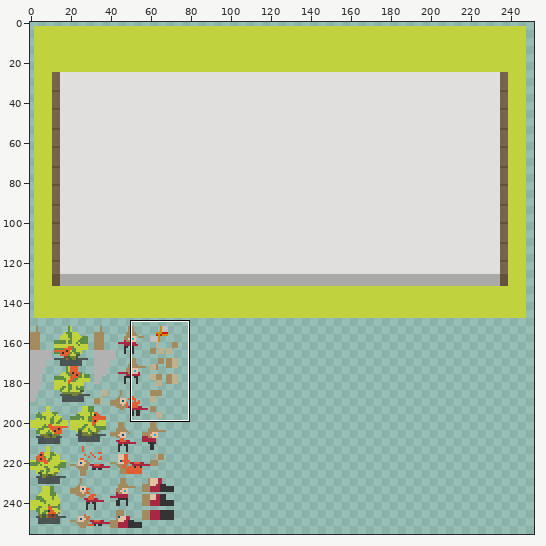
One commit to this sprite sheet: StickyFangers/html5game/Sticky Fangers_texture_0.png. The first picture is a wide view before the edit; the outline marks the close-up.
Close-up. As it was:
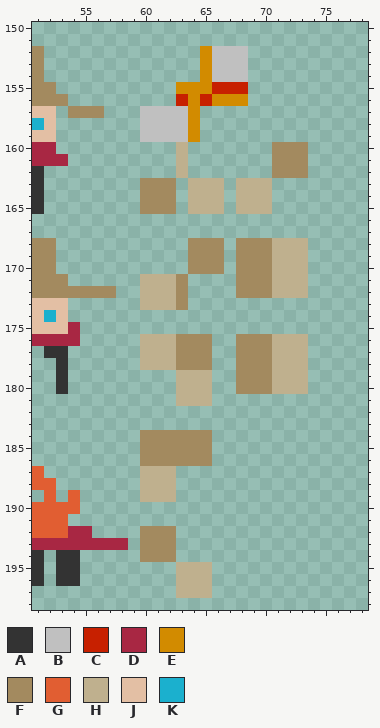
The file is 256x256 pixels. Colours within 5 levels of each other are drawn and written as one. Shown: x 51..78, y 150..198. The wide view leaves out empty margins.
Palette (. is transparent): A #333333  B #c0c0c0  C #c72000  D #a82743  E #d28b00  F #a38a5f  G #e15e32  H #bfb08e  J #e3bfa4  K #1bb0ce
Pixels before, first column x 51:
152 F.............EBBB.....
153 F.............EBBB.....
154 F.............EBBB.....
155 FF..........EEECCC.....
156 FFF.........CECEEE.....
157 JJ.FFF...BBBBE.........
158 KJ.......BBBBE.........
159 JJ.......BBBBE.........
160 DD..........H.......FFF
161 DDD.........H.......FFF
162 A...........H.......FFF
163 A........FFF.HHH.HHH...
164 A........FFF.HHH.HHH...
165 A........FFF.HHH.HHH...
166 .......................
167 .......................
168 FF...........FFF.FFFHHH
169 FF...........FFF.FFFHHH
170 FF...........FFF.FFFHHH
171 FFF......HHHF....FFFHHH
172 FFFFFFF..HHHF....FFFHHH
173 JJJ......HHHF..........
174 JKJ....................
175 JJJD...................
176 DDDD.....HHHFFF..FFFHHH
177 .AA......HHHFFF..FFFHHH
178 ..A......HHHFFF..FFFHHH
179 ..A.........HHH..FFFHHH
180 ..A.........HHH..FFFHHH
181 ............HHH........
182 .......................
183 .......................
184 .........FFFFFF........
185 .........FFFFFF........
186 .........FFFFFF........
187 G........HHH...........
188 GG.......HHH...........
189 .G.G.....HHH...........
190 GGGG...................
191 GGG....................
192 GGGDD....FFF...........
193 DDDDDDDD.FFF...........
194 A.AA.....FFF...........
195 A.AA........HHH........
196 A.AA........HHH........
197 ............HHH........
And afterwards:
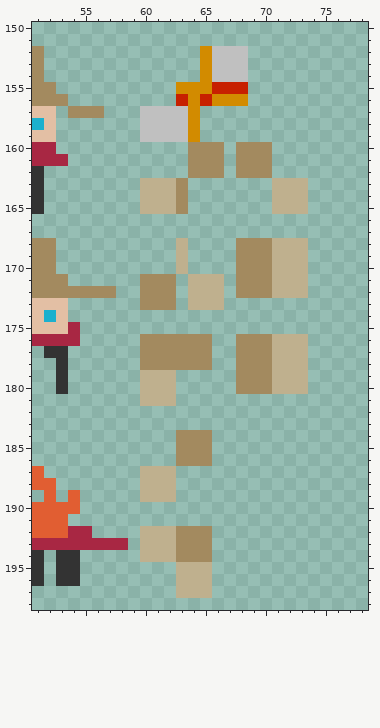
What changed:
Changed rows in their new state; - is an unchanged pixel.
first column x 60:
160 ---.FFF-FFF...
161 ---.FFF-FFF...
162 ---.FFF-FFF...
163 HHHF...-...HHH
164 HHHF...-...HHH
165 HHHF...-...HHH
168 ---H...-------
169 ---H...-------
170 ---H...-------
171 FFF.HHH-------
172 FFF.HHH-------
173 FFF.HHH-------
176 FFF-----------
177 FFF-----------
178 FFF-----------
179 HHH...--------
180 HHH...--------
181 HHH...--------
184 ...-----------
185 ...-----------
186 ...-----------
first column x 60:
192 HHHFFF
193 HHHFFF
194 HHHFFF
